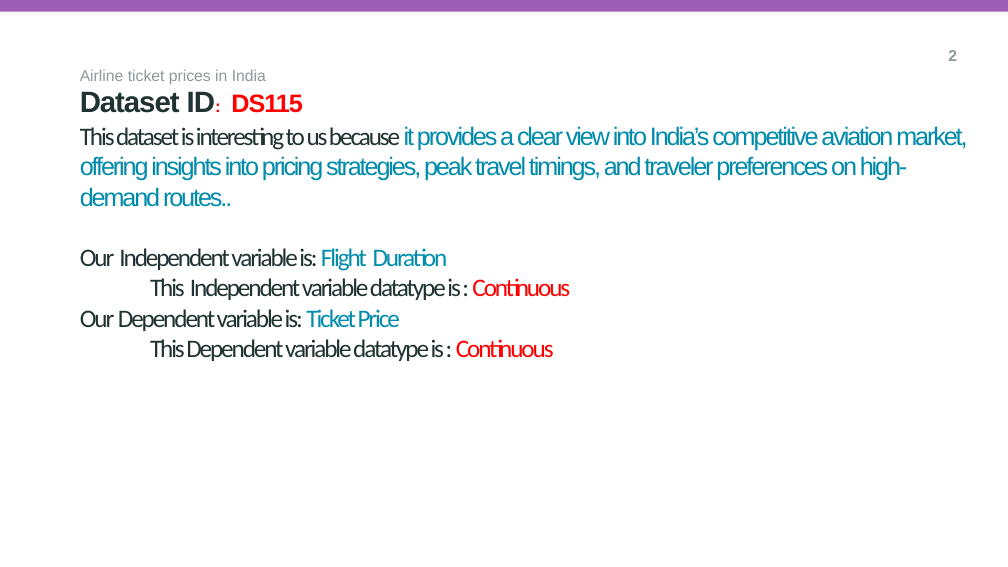
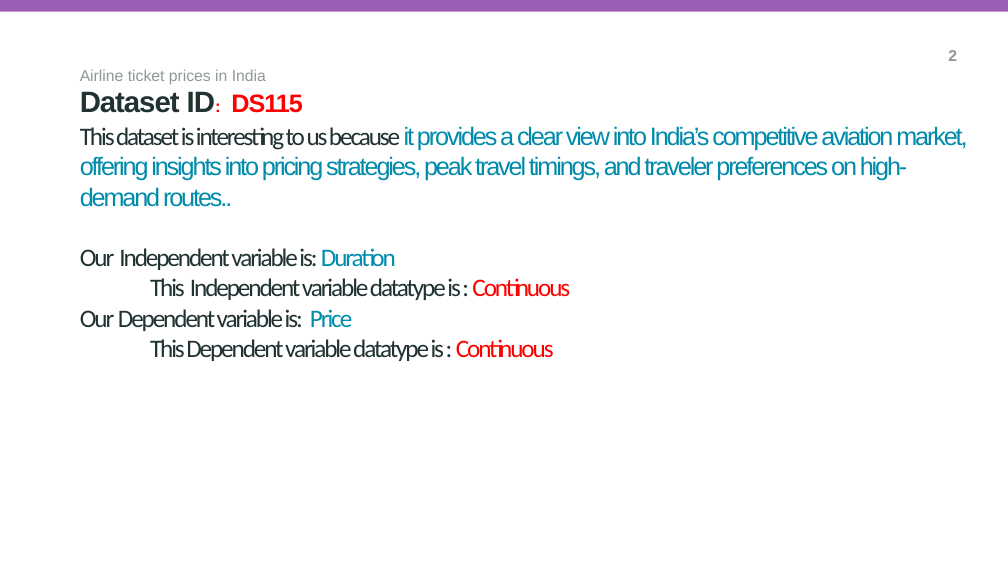
Before and after one commit to ma24afs/Group---A147, a slide deck: slide 2 of Research question/Ds115 Team Research.pptx. Drawn at 1008x567 pixels with LibreOffice and Linux fonts; fonts in the diff are those of the drawing; background and template pictures are left out. Boxes give left, top, right and bottom in pixels: in the first picture for what was removed or moved away, otherwise in the second. Text is boxed around its words. In the diff, an @@ line names an element or a change of style, - is before the commit and + after.

Commit message:
variables updated according to dataset

```diff
--- a/Research question/Ds115 Team Research.pptx
+++ b/Research question/Ds115 Team Research.pptx
@@ title at (80, 126, 967, 361): text changed @@
-This dataset is interesting to us because it provides a clear view into India’s competitive aviation market, offering insights into pricing strategies, peak travel timings, and traveler preferences on high-demand routes..
-Our Independent variable is: Flight Duration
-This Independent variable datatype is : Continuous
-Our Dependent variable is: Ticket Price
-This Dependent variable datatype is : Continuous
+This dataset is interesting to us because it provides a clear view into India’s competitive aviation market, offering insights into pricing strategies, peak travel timings, and traveler preferences on high-demand routes..
+Our Independent variable is: Duration
+This Independent variable datatype is : Continuous
+Our Dependent variable is: Price
+This Dependent variable datatype is : Continuous
```
